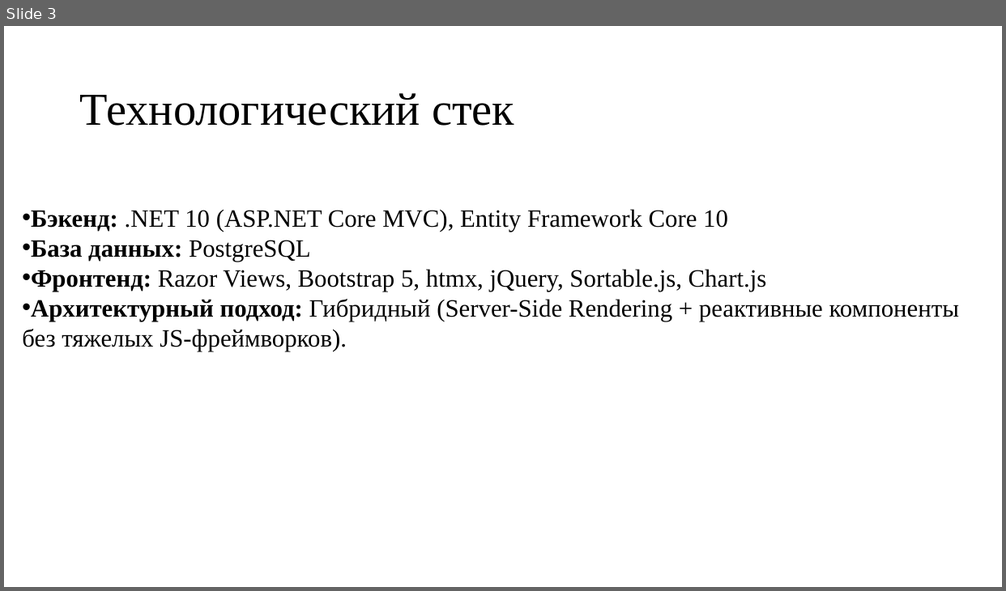
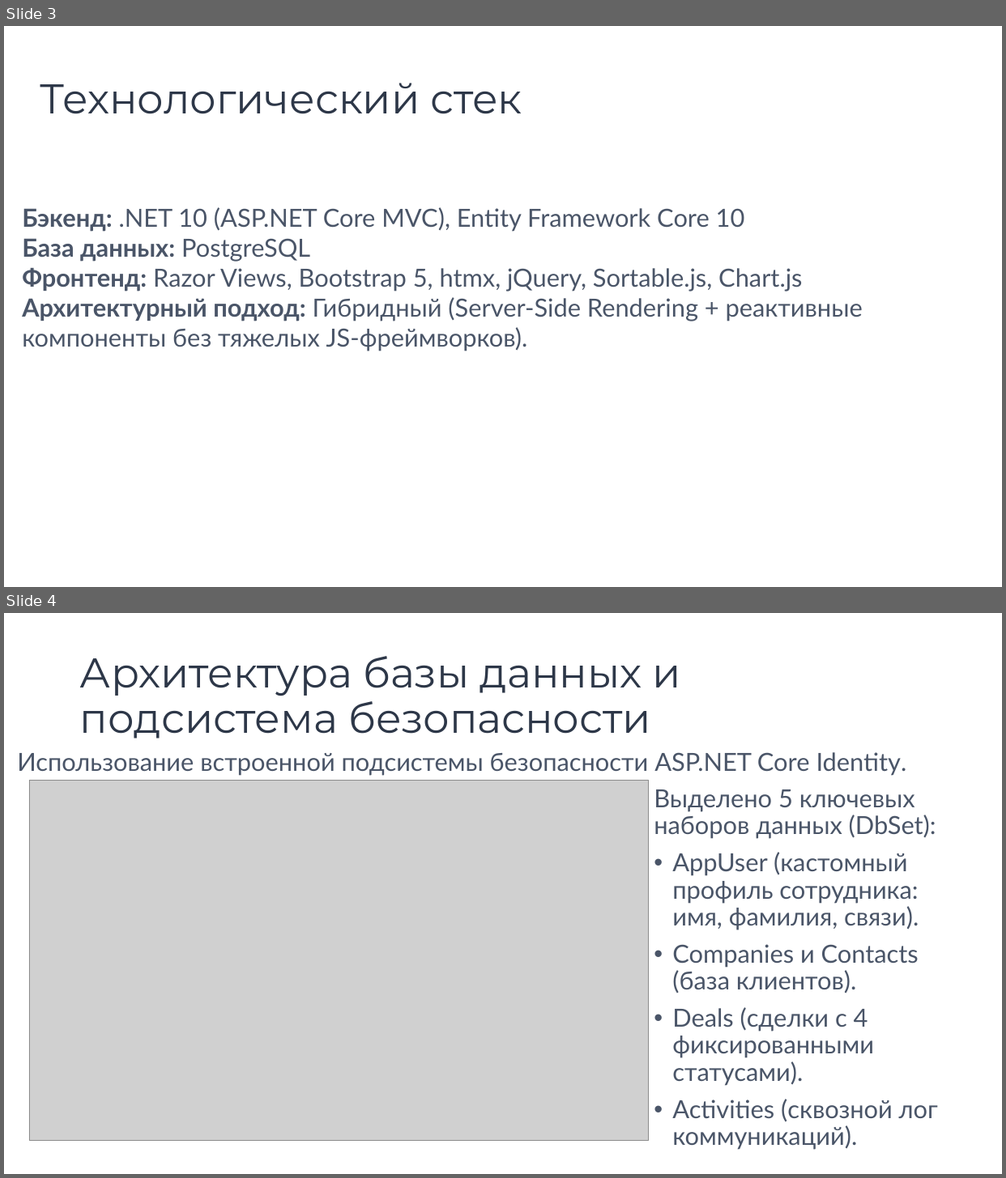
Before and after one commit to k1rer/Diplom-CRM, a slide deck: Resources/CRM.pptx. Shown one above the other, each under a label of ours: slide 3 before the commit, slides 3 and 4 after it. The pictures are 1006x591 and 1006x1178 pixels, drawn with LibreOffice and Linux fonts; fonts in the diff are those of the drawing; grey boxes stand for pictures. Boxes give left, top, right and bottom in pixels: in the first picture for what was removed or moved away, otherwise in the second. Text is boxed around its words. In the diff, an @@ line names an element or a change of style, - is before the commit and + after.

```diff
--- a/Resources/CRM.pptx
+++ b/Resources/CRM.pptx
@@ slide 4 added at [4, 613, 1002, 1174], background #FFFFFF @@
@@ title added at [80, 656, 681, 739], 40 pt, text #2D3748 @@
+Архитектура базы данных и подсистема безопасности
@@ text added at [17, 752, 907, 776], 24 pt, text #4A5568 @@
+Использование встроенной подсистемы безопасности ASP.NET Core Identity.
@@ picture added at [29, 781, 650, 1141] @@
@@ text added at [654, 790, 938, 1150], 24 pt, text #4A5568 @@
+Выделено 5 ключевых наборов данных (DbSet):
+• AppUser (кастомный профиль сотрудника: имя, фамилия, связи).
+• Companies и Contacts (база клиентов).
+• Deals (сделки с 4 фиксированными статусами).
+• Activities (сквозной лог коммуникаций).
@@ slide 3 changed as well @@
@@ title "Технологический стек": place and size @@
-title "Технологический стек" at [80, 93, 514, 126]
+title "Технологический стек" at [40, 83, 522, 114]
@@ title "Технологический стек" at [40, 83, 522, 114]: size 44 to 40 pt, font Times New Roman to Montserrat, text colour #000000 to #2D3748 @@
@@ text "Бэкенд: .NET 10 (ASP.NET Core ..." at [22, 207, 863, 352]: font Times New Roman to Lato, text colour #000000 to #4A5568; bullet • to none @@
```
Also in this commit, not shown: 2 other slides changed, 4 other slides added.
